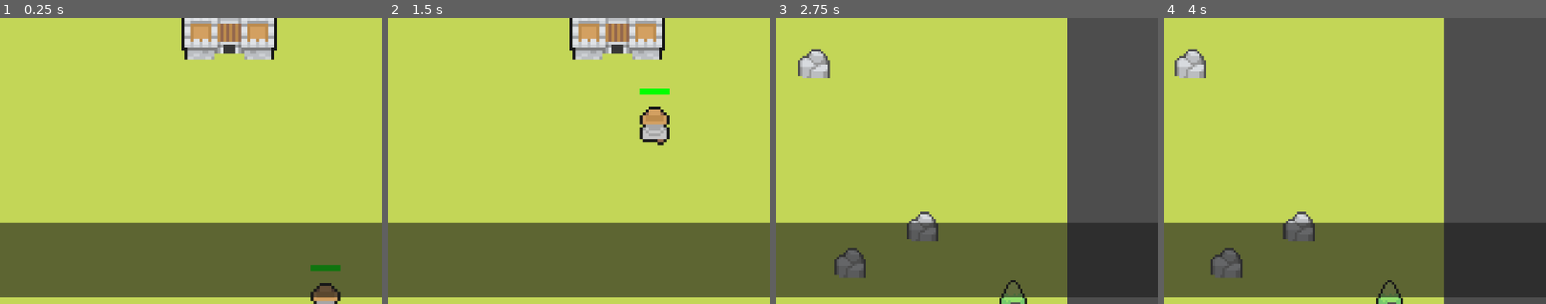
Above: before the commit, frames 1-4 (left to right).
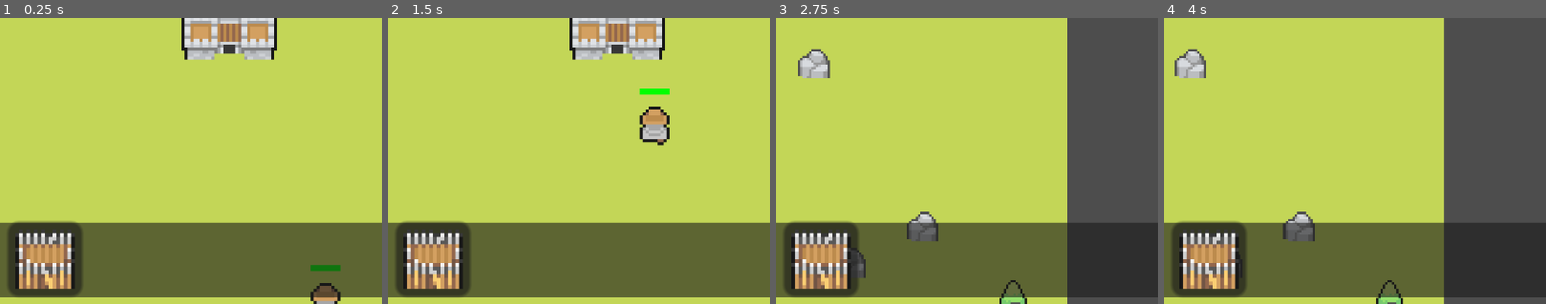
Above: after the commit, the same moments.

Repository: MSchablinger/CastleIO
Game: Godot game, scene res://world.tscn
Two runs of this game, one before a commit and one after it. Both use one fixed random seed, a clock stepped at 60 frames per second and the inputs below.
Inputs (mouse positions are % of the whole screen's width and height, from its top left):
- Up to frame 1 (0.25 s): no input
- Up to frame 2 (1.5 s): drag from (6, 92) to (92, 59) at 0.52 s; drag from (18, 92) to (92, 59) at 1.27 s
- Up to frame 3 (2.75 s): move the mouse to (55, 60) at 2.02 s; hold Right (ui_right) from 2.03 s (still down); tap Mouse wheel down (WheelDown) at 2.1 s; click (55, 60) at 2.17 s
- Up to frame 4 (4 s): release Right (ui_right) at 2.75 s; drag from (22, 16) to (31, 44) at 2.77 s; drag from (6, 34) to (53, 98) at 3.52 s
The pictures show only the part of the screen within x 24-74%, y 50-100%; the shares and areas given below are measured in that part.

The runs differ from the first frame. In frame 1, 4.9% of the frame differs, in the area x 2-22%, y 71-98%; in frame 2, 4.9%; in frame 3, 4.8%; in frame 4, 4.8%.

Commit message:
initial wall logic

Diff:
--- /dev/null
+++ b/Buildings/wall.gd
@@ -0,0 +1,45 @@
+extends StaticBody2D
+
+var level: int = 1
+var max_level: int = 3
+var health: float = 100.0
+
+@onready var sprite = $WallSprite
+@onready var progress_bar = $ProgressBar
+
+func _ready():
+	add_to_group("walls")
+	progress_bar.max_value = health
+	progress_bar.value = health
+	update_appearance()
+
+func apply_damage(damage: int):
+	health -= damage
+	progress_bar.value = health
+	if health <= 0:
+		queue_free()
+
+func upgrade():
+	if level < max_level:
+		level += 1
+		health += 50  # More health per level
+		progress_bar.max_value = health
+		progress_bar.value = health
+		update_appearance()
+		return true
+	return false
+
+func update_appearance():
+	sprite.texture = load("res://Assets/GodsBuildings/Walls/Lvl0%d.png" % level)
+	sprite.hframes = 3
+	sprite.vframes = 2 if level == 1 else 6  # Lvl01 is 3x2, others are 3x6
+	sprite.frame = 0  # Always show first frame
+
+func _on_input_event(_viewport, event: InputEvent, _shape_idx):
+	if event is InputEventMouseButton and event.pressed:
+		if event.button_index == MOUSE_BUTTON_RIGHT:  # Right click to upgrade
+			var upgrade_cost = 10 * level  # Increasing cost per level
+			if Game.wood >= upgrade_cost and Game.stone >= upgrade_cost:
+				if upgrade():
+					Game.wood -= upgrade_cost
+					Game.stone -= upgrade_cost
--- /dev/null
+++ b/Buildings/wall.tscn
@@ -0,0 +1,52 @@
+[gd_scene load_steps=6 format=3 uid="uid://3gocbn14pqj"]
+
+[ext_resource type="Script" path="res://Buildings/wall.gd" id="1_script"]
+[ext_resource type="Texture2D" uid="uid://br6gc235g47ei" path="res://Assets/GodsBuildings/Walls/Lvl01.png" id="2_texture"]
+
+[sub_resource type="RectangleShape2D" id="RectangleShape2D_wall"]
+size = Vector2(16, 16)
+
+[sub_resource type="StyleBoxFlat" id="StyleBoxFlat_bg"]
+bg_color = Color(1, 0, 0, 1)
+
+[sub_resource type="StyleBoxFlat" id="StyleBoxFlat_fg"]
+bg_color = Color(0, 1, 0, 1)
+
+[node name="Wall" type="StaticBody2D"]
+position = Vector2(1000, 44)
+scale = Vector2(2, 2)
+input_pickable = true
+script = ExtResource("1_script")
+
+[node name="WallSprite" type="Sprite2D" parent="."]
+position = Vector2(0, -8)
+texture = ExtResource("2_texture")
+hframes = 3
+vframes = 2
+
+[node name="CollisionShape2D" type="CollisionShape2D" parent="."]
+position = Vector2(0, -8)
+shape = SubResource("RectangleShape2D_wall")
+
+[node name="Area2D" type="Area2D" parent="."]
+
+[node name="CollisionShape2D" type="CollisionShape2D" parent="Area2D"]
+position = Vector2(0, -8)
+shape = SubResource("RectangleShape2D_wall")
+
+[node name="ProgressBar" type="ProgressBar" parent="."]
+offset_left = -8.0
+offset_top = -20.0
+offset_right = 8.0
+offset_bottom = -18.0
+theme_override_styles/background = SubResource("StyleBoxFlat_bg")
+theme_override_styles/fill = SubResource("StyleBoxFlat_fg")
+value = 100.0
+show_percentage = false
+metadata/_edit_use_anchors_ = true
+
+[node name="NavigationObstacle2D" type="NavigationObstacle2D" parent="."]
+position = Vector2(0, -8)
+vertices = PackedVector2Array(-16, -16, 16, -16, 16, 16, -16, 16)
+
+[connection signal="input_event" from="." to="." method="_on_input_event"]
--- a/Entities/peasant.gd
+++ b/Entities/peasant.gd
@@ -22,6 +22,21 @@
 func _physics_process(_delta: float):
 	if building != null and not building.is_queued_for_deletion():
 		navigation.target_position = building.global_position
+	else:
+		# Look for nearby walls if no building target
+		var walls = get_tree().get_nodes_in_group("walls")
+		var closest_wall = null
+		var closest_distance = INF
+
+		for wall in walls:
+			var distance = global_position.distance_to(wall.global_position)
+			if distance < closest_distance:
+				closest_distance = distance
+				closest_wall = wall
+
+		if closest_wall and closest_distance < 100:  # Attack range
+			building = closest_wall
+			target_position = closest_wall.global_position
 	if navigation.is_navigation_finished():
 		velocity = Vector2.ZERO
 		play_animation("idle")
--- /dev/null
+++ b/UI/building_panels/wall_panel.gd
@@ -0,0 +1,38 @@
+extends Panel
+
+var house: PackedScene = preload("res://Buildings/wall.tscn")
+
+func _on_gui_input(event: InputEvent) -> void:
+    var cost = 5 # Base wall cost
+
+    if Game.wood >= cost and Game.stone >= cost:
+        var house_instance: StaticBody2D = house.instantiate()
+
+        if event is InputEventMouseButton and event.button_mask == 1:
+            add_child(house_instance)
+            house_instance.global_position = event.global_position
+            house_instance.scale = Vector2(1, 1)
+
+        elif event is InputEventMouseMotion and event.button_mask == 1:
+            if get_child_count() > 1:
+                get_child(1).global_position = event.global_position
+                var targets = get_child(1).get_node("Area2D").get_overlapping_bodies()
+                if (targets.size() > 1):
+                    get_child(1).get_node("Area2D").modulate = Color(255,255,255)
+                else:
+                    get_child(1).get_node("Area2D").modulate = Color(0,255,0)
+
+        elif event is InputEventMouseButton and event.button_mask == 0:
+            if get_child_count() > 1:
+                get_child(1).queue_free()
+                var targets = get_child(1).get_node("Area2D").get_overlapping_bodies()
+                var path = get_tree().get_root().get_node("World/Houses")
+                if (targets.size() < 2):
+                    path.add_child(house_instance)
+                    house_instance.position = event.global_position
+                    house_instance.get_node("Area2D").hide()
+                    Game.stone -= cost
+                    Game.wood -= cost
+        else:
+            if get_child_count() > 1:
+                get_child(1).queue_free()
--- /dev/null
+++ b/UI/building_panels/wall_panel.tscn
@@ -0,0 +1,19 @@
+[gd_scene load_steps=3 format=3]
+
+[ext_resource type="Script" path="res://UI/building_panels/wall_panel.gd" id="1_script"]
+[ext_resource type="Texture2D" uid="uid://br6gc235g47ei" path="res://Assets/GodsBuildings/Walls/Lvl01.png" id="2_texture"]
+
+[node name="WallPanel" type="Panel"]
+custom_minimum_size = Vector2(20, 20)
+offset_right = 20.0
+offset_bottom = 20.0
+script = ExtResource("1_script")
+
+[node name="Sprite2D" type="Sprite2D" parent="."]
+position = Vector2(10, 10)
+texture = ExtResource("2_texture")
+hframes = 3
+vframes = 2
+frame = 0
+
+[connection signal="gui_input" from="." to="." method="_on_gui_input"]
--- a/UI/ui.tscn
+++ b/UI/ui.tscn
@@ -1,9 +1,10 @@
-[gd_scene load_steps=9 format=3 uid="uid://bg2ohhatacu6c"]
+[gd_scene load_steps=10 format=3 uid="uid://bg2ohhatacu6c"]
 
 [ext_resource type="Script" path="res://UI/ui.gd" id="1_skct8"]
 [ext_resource type="PackedScene" uid="uid://bte3hplcb7bjd" path="res://UI/mini_map.tscn" id="2_oubbu"]
 [ext_resource type="PackedScene" uid="uid://ikh1kpduawp1" path="res://UI/building_panels/gold_mine_panel.tscn" id="3_hn32u"]
 [ext_resource type="PackedScene" uid="uid://m2ogwcyupit1" path="res://UI/building_panels/ballista_panel.tscn" id="4_mqsok"]
+[ext_resource type="PackedScene" path="res://UI/building_panels/wall_panel.tscn" id="5_wall"]
 
 [sub_resource type="StyleBoxFlat" id="StyleBoxFlat_pjiyy"]
 bg_color = Color(0.156863, 0.156863, 0.156863, 0.490196)
@@ -128,4 +129,7 @@
 [node name="BallistaPanel" parent="Panel2/HFlowContainer" instance=ExtResource("4_mqsok")]
 layout_mode = 2
 
+[node name="WallPanel" parent="Panel2/HFlowContainer" instance=ExtResource("5_wall")]
+layout_mode = 2
+
 [connection signal="gui_input" from="Panel2/HFlowContainer/BallistaPanel" to="Panel2/HFlowContainer/BallistaPanel" method="_on_gui_input"]
Not shown: 1 places in world.tscn that only renumber resources
